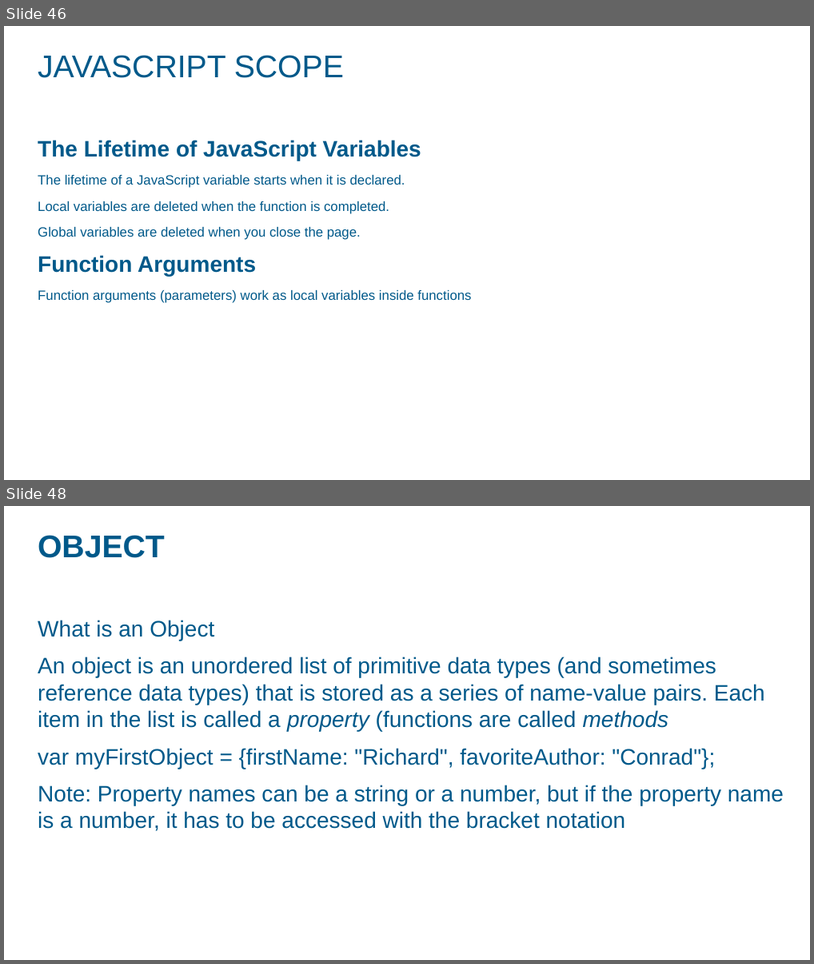
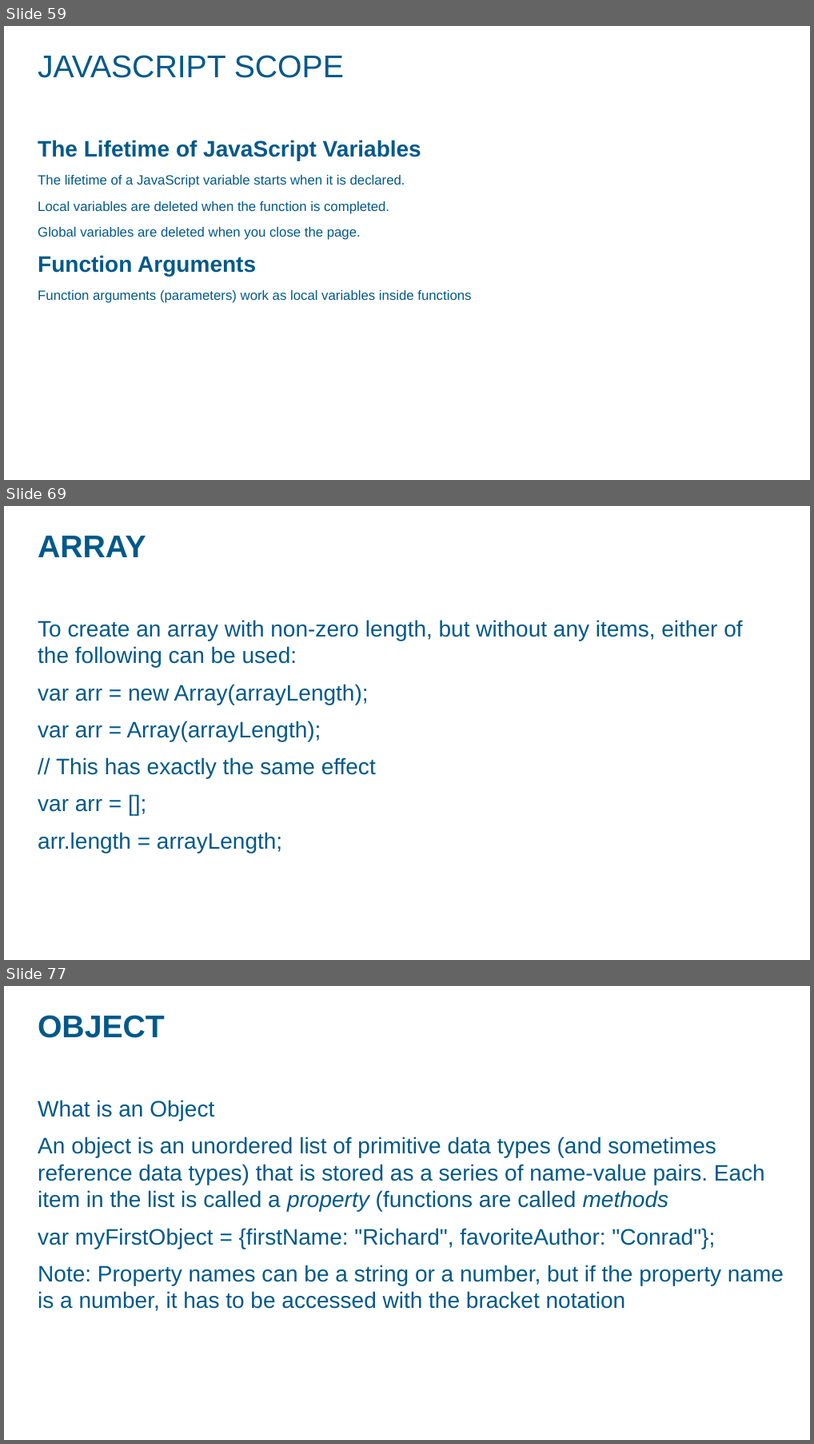
Before and after one commit to ashok07iet/java-script-sample-code, a slide deck: doc/javascript.pptx. Shown one above the other, each under a label of ours: slides 46 and 48 before the commit, slides 59, 69 and 77 after it; the slides between them are not shown. The pictures are 814x964 and 814x1444 pixels, drawn with LibreOffice and Linux fonts; fonts in the diff are those of the drawing; background and template pictures are left out. Boxes give left, top, right and bottom in pixels: in the first picture for what was removed or moved away, otherwise in the second. Text is boxed around its words. In the diff, an @@ line names an element or a change of style, - is before the commit and + after.

```diff
--- a/doc/javascript.pptx
+++ b/doc/javascript.pptx
@@ slide 69 added at (4,506,810,960), background picture (left out) @@
@@ title added at (38,536,146,557), 28 pt, text #00598A, bold @@
+ARRAY
@@ text added at (38,620,742,852), 20 pt, text #00598A @@
+To create an array with non-zero length, but without any items, either of the following can be used:
+var arr = new Array(arrayLength);
+var arr = Array(arrayLength);
+// This has exactly the same effect
+var arr = [];
+arr.length = arrayLength;
@@ what was slide 46 is now slide 59 @@
@@ what was slide 48 is now slide 77 @@
```
Also in this commit, not shown: 2 slides changed, 28 other slides added, 2 other files.
